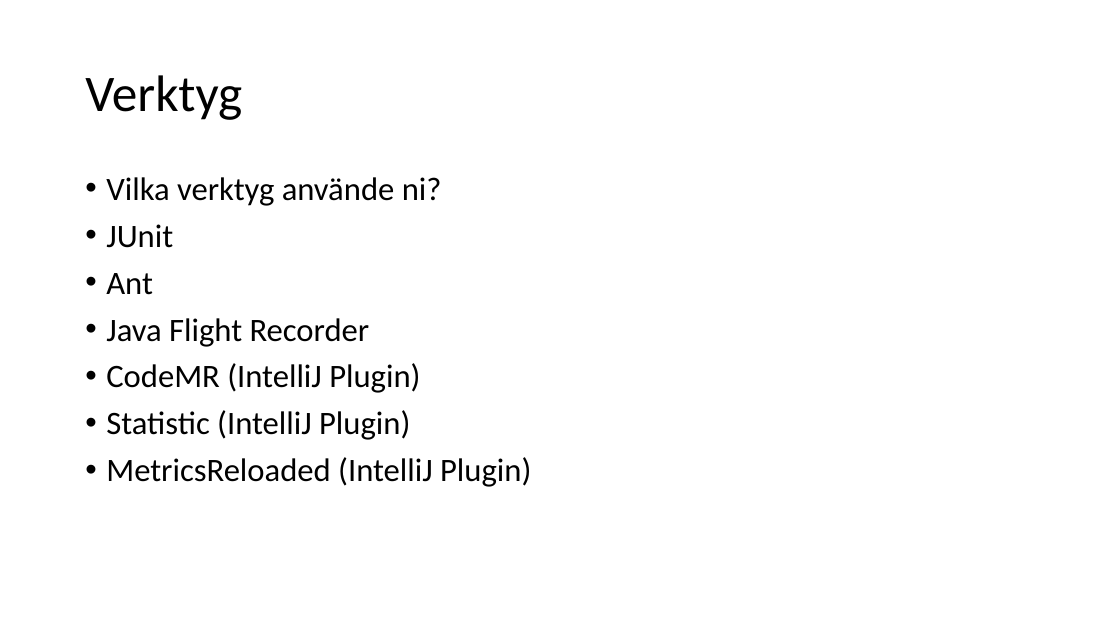
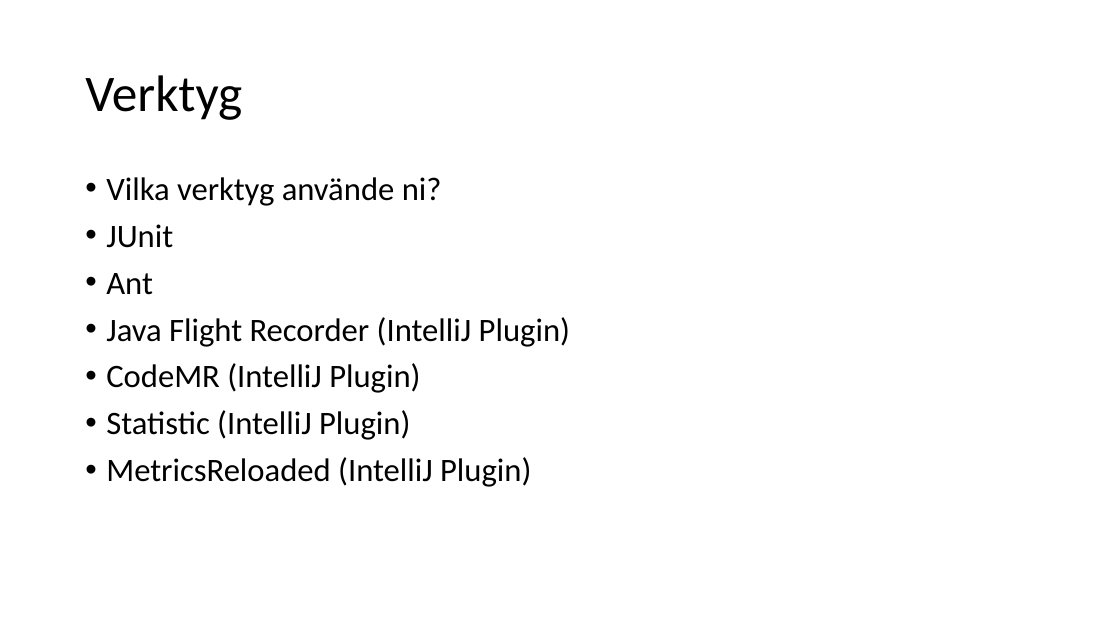
Before and after one commit to knopp10000/Inte_Roligt, a slide deck: slide 2 of slutredovisning.pptx. Drawn at 1120x630 pixels with LibreOffice and Linux fonts; fonts in the diff are those of the drawing. Boxes give left, top, right and bottom in pixels: in the first picture for what was removed or moved away, otherwise in the second. Text is boxed around its words. In the diff, an @@ line names an element or a change of style, - is before the commit and + after.

```diff
--- a/slutredovisning.pptx
+++ b/slutredovisning.pptx
@@ text at <box>106,317,570,347</box>: text changed @@
-• Java Flight Recorder
+• Java Flight Recorder (IntelliJ Plugin)
```
Also in this commit, not shown: 1 slide added, 1 slide removed.
